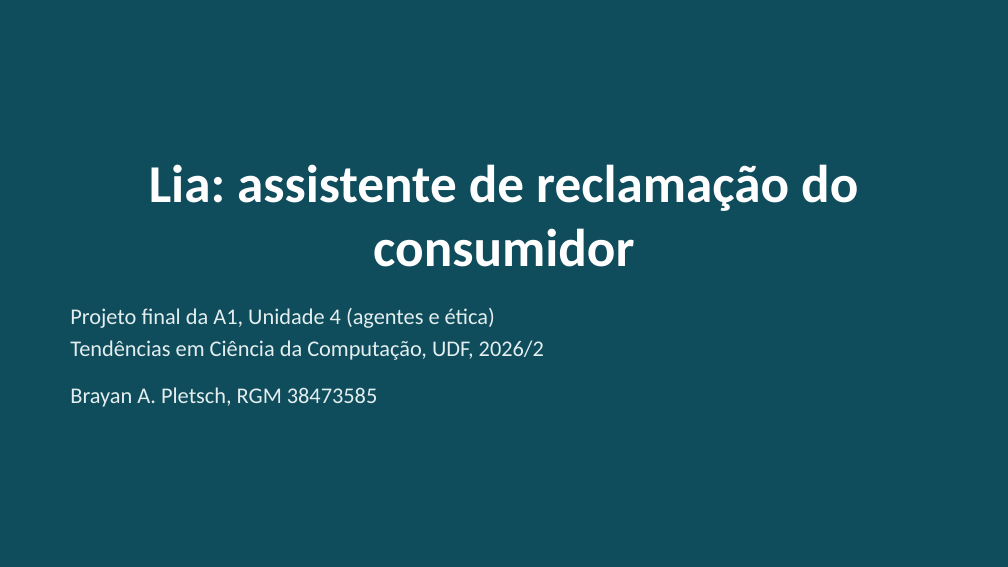
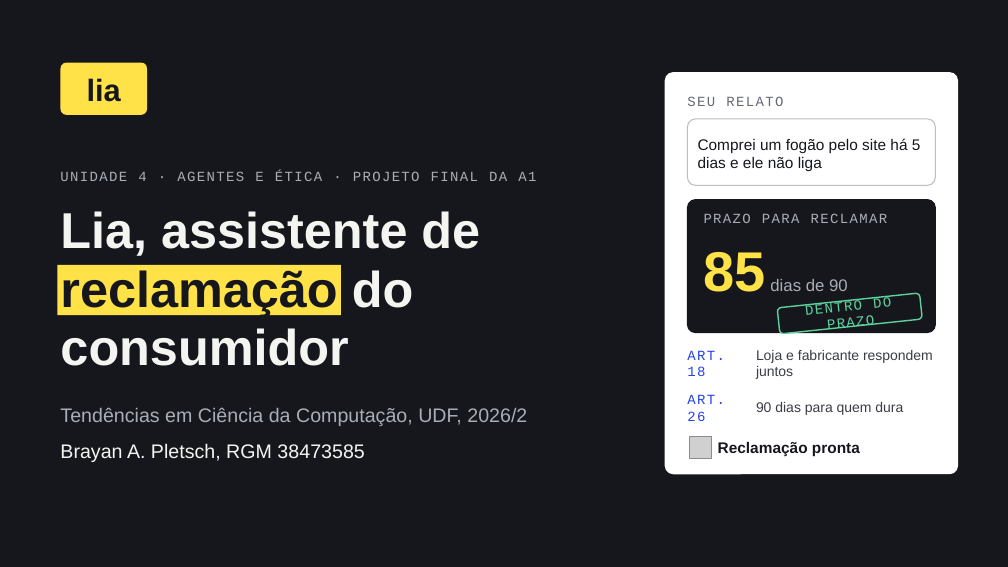
Before and after one commit to BrayanPletsch/Tendencias_CienciaComputacao_2026_2, a slide deck: slide 1 of unidade-4-aplicacoes-e-limitacoes/projeto-assistente-consumidor/slides/apresentacao.pptx. Drawn at 1008x567 pixels with LibreOffice and Linux fonts; fonts in the diff are those of the drawing; grey boxes stand for pictures. Boxes give left, top, right and bottom in pixels: in the first picture for what was removed or moved away, otherwise in the second. Text is boxed around its words. In the diff, an @@ line names an element or a change of style, - is before the commit and + after.

Commit message:
docs: refazer os slides no visual do design system

```diff
--- a/unidade-4-aplicacoes-e-limitacoes/projeto-assistente-consumidor/slides/apresentacao.pptx
+++ b/unidade-4-aplicacoes-e-limitacoes/projeto-assistente-consumidor/slides/apresentacao.pptx
@@ background #0F4C5C to #15171C @@
@@ rounded rectangle added at bbox=[60, 62, 147, 115], fill #FFE247, 22 pt, text #15171C, bold @@
+lia
@@ rounded rectangle added at bbox=[665, 73, 958, 474], fill #FFFFFF, outline #FFFFFF 0.75 pt @@
@@ text added at bbox=[687, 96, 783, 106], 10 pt, text #666A73 @@
+SEU RELATO
@@ rounded rectangle added at bbox=[687, 119, 935, 185], fill #FFFFFF, outline #BDBEC1 0.75 pt @@
@@ text added at bbox=[698, 138, 921, 171], 11 pt, text #15171C @@
+Comprei um fogão pelo site há 5 dias e ele não liga
@@ text at bbox=[60, 171, 536, 181]: text changed; size 16 to 10 pt; font Calibri to Courier New; text colour #E3EEEE to #A9ADB6 @@
-Projeto final da A1, Unidade 4 (agentes e ética)
-Tendências em Ciência da Computação, UDF, 2026/2
-Brayan A. Pletsch, RGM 38473585
+UNIDADE 4 · AGENTES E ÉTICA · PROJETO FINAL DA A1
@@ text "UNIDADE 4 · AGENTES E ..." at bbox=[60, 171, 536, 181]: vertical alignment top to middle @@
@@ title "Lia, assistente de" at bbox=[60, 211, 480, 366]: vertical alignment bottom to top @@
@@ rounded rectangle added at bbox=[687, 200, 935, 333], fill #15171C, outline #15171C 0.75 pt @@
@@ title at bbox=[60, 211, 480, 366]: text changed; size 38 to 36 pt; font Calibri to Arial; text colour #FFFFFF to #F4F4F1 @@
-Lia: assistente de reclamação do consumidor
+Lia, assistente de
+reclamação do
+consumidor
@@ text added at bbox=[704, 213, 888, 223], 10 pt, text #A9ADB6 @@
+PRAZO PARA RECLAMAR
@@ rectangle added at bbox=[57, 265, 341, 316], fill #FFE247 @@
@@ text added at bbox=[704, 252, 848, 292], 12 pt, text #A9ADB6 @@
+85 dias de 90
@@ rounded rectangle added at bbox=[777, 293, 922, 334], fill #15171C, outline #5DD39E 1 pt, 10 pt, text #5DD39E @@
+DENTRO DO PRAZO
@@ text added at bbox=[687, 350, 725, 376], 10 pt, text #2643E9 @@
+ART. 18
@@ text added at bbox=[756, 350, 933, 379], 10 pt, text #3A3D45 @@
+Loja e fabricante respondem juntos
@@ text added at bbox=[60, 407, 527, 462], 14 pt, text #A9ADB6 @@
+Tendências em Ciência da Computação, UDF, 2026/2
+Brayan A. Pletsch, RGM 38473585
@@ text added at bbox=[687, 394, 725, 421], 10 pt, text #2643E9 @@
+ART. 26
@@ text added at bbox=[756, 402, 903, 415], 10 pt, text #3A3D45 @@
+90 dias para quem dura
@@ picture added at bbox=[689, 436, 712, 459] @@
@@ text added at bbox=[718, 442, 860, 457], 11 pt, text #15171C, bold @@
+Reclamação pronta
```
Also in this commit, not shown: 10 other slides changed.
